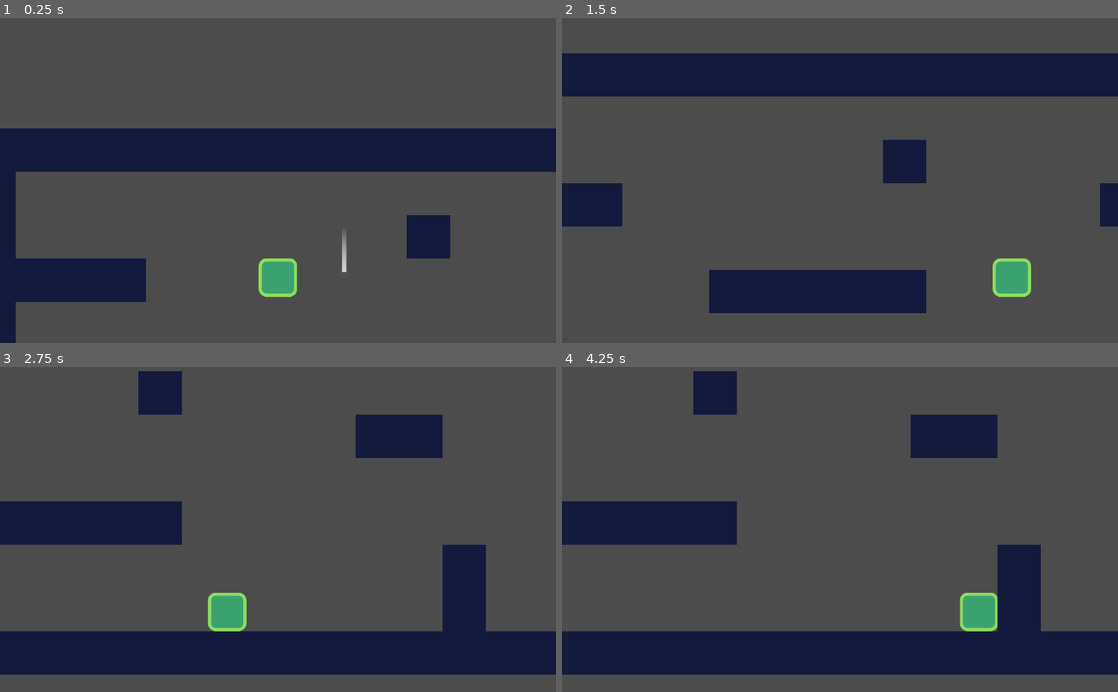
Above: before the commit, frames 1-4 (two rows, left to right).
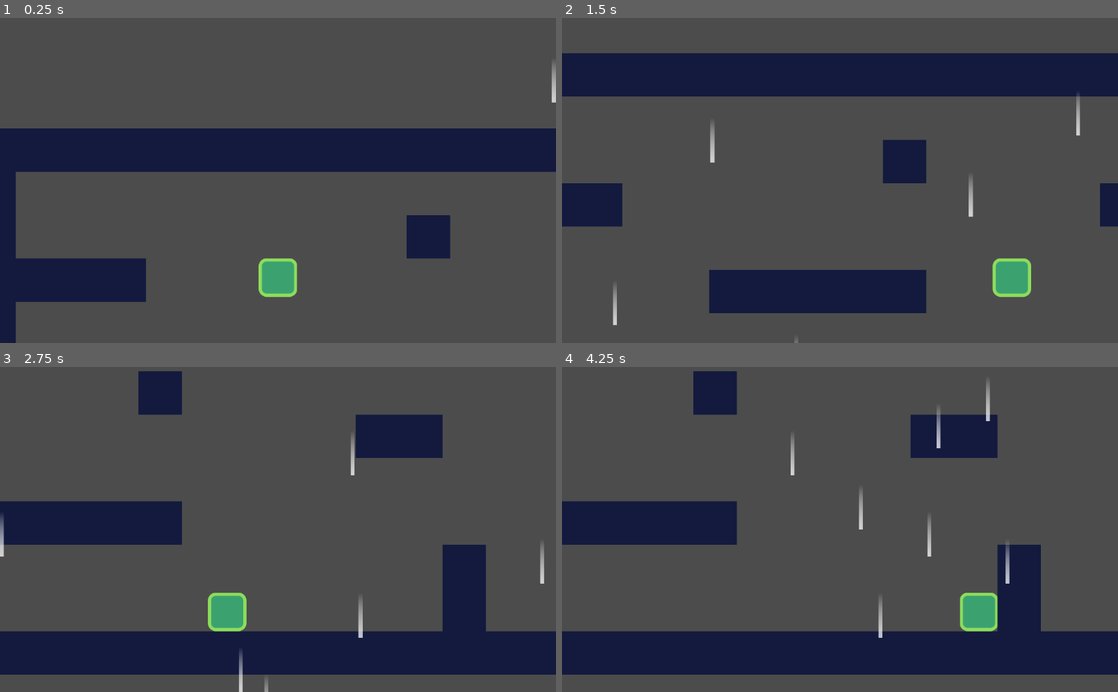
Above: after the commit, the same moments.

Repository: melissaho97/game_jam_2020
Game: Godot game, scene res://Scences/DogWalking/DogWalking.tscn
Same seed, same stepped clock (60 frames per second), same inputs: the game is played once before the commit and once after it. This scene is started directly instead of the project's main scene.
Inputs:
- Up to frame 1 (0.25 s): no input
- Up to frame 2 (1.5 s): hold Right (move_right) from 0.53 s (still down); tap Up (move_up) at 0.77 s
- Up to frame 3 (2.75 s): tap Up (move_up) at 1.52 s; release Right (move_right) at 2.03 s; hold Left (move_left) from 2.03 s (still down)
- Up to frame 4 (4.25 s): release Left (move_left) at 2.78 s; hold Right (move_right) from 2.78 s (still down); tap Up (move_up) at 3.02, 3.77 s

The runs differ from the first frame. In frame 1, 0.2% of the frame differs, in the area x 61-100%, y 13-79%; in frame 2, 0.4%; in frame 3, 0.5%; in frame 4, 0.6%, in the area x 41-81%, y 4-84%.

Commit message:
IT IS RAINING!

Diff:
--- a/Godot New Project/Scences/DogWalking/Actors/Raindrop.gd
+++ b/Godot New Project/Scences/DogWalking/Actors/Raindrop.gd
@@ -8,13 +8,11 @@
 
 # Called when the node enters the scene tree for the first time.
 func _ready() -> void:
-	_velocity.y = 100.0
+	_velocity.y = 1000.0
 	return
 
-func _on_HitDetect_body_entered(body) -> void:
-	print(body.get_class())
-	if body.global_position.y > get_node("HitDetect").global_position.y:
-		queue_free()
+func _on_VisibilityNotifier2D_screen_exited() -> void:
+	queue_free()
 
 func _physics_process(delta: float) -> void:
 	_velocity = move_and_slide(_velocity, Vector2.UP)
@@ -22,8 +20,3 @@
 # Called every frame. 'delta' is the elapsed time since the previous frame.
 #func _process(delta: float) -> void:
 #	pass
-
-
-func _on_AutoRemove_body_entered(body) -> void:
-	if body.get_class() == "TileMap":
-		queue_free()
--- a/Godot New Project/Scences/DogWalking/Actors/Raindrop.tscn
+++ b/Godot New Project/Scences/DogWalking/Actors/Raindrop.tscn
@@ -1,16 +1,10 @@
-[gd_scene load_steps=6 format=2]
+[gd_scene load_steps=4 format=2]
 
 [ext_resource path="res://Scences/DogWalking/Actors/Raindrop.gd" type="Script" id=1]
 [ext_resource path="res://Assets/DogWalking/rain.png" type="Texture" id=2]
 
 [sub_resource type="RectangleShape2D" id=1]
-extents = Vector2( 4, 40 )
-
-[sub_resource type="RectangleShape2D" id=2]
-extents = Vector2( 4, 5 )
-
-[sub_resource type="RectangleShape2D" id=3]
-extents = Vector2( 4, 1 )
+extents = Vector2( 3, 40 )
 
 [node name="Raindrop" type="KinematicBody2D"]
 collision_layer = 2
@@ -26,24 +20,7 @@
 position = Vector2( 0, -40 )
 shape = SubResource( 1 )
 
-[node name="HitDetect" type="Area2D" parent="."]
-monitorable = false
-collision_layer = 0
-collision_mask = 9
-
-[node name="CollisionShape2D" type="CollisionShape2D" parent="HitDetect"]
-modulate = Color( 0.152941, 0.117647, 0.694118, 1 )
-position = Vector2( 0, -4 )
-shape = SubResource( 2 )
-
-[node name="AutoRemove" type="Area2D" parent="."]
-monitorable = false
-collision_layer = 0
-collision_mask = 9
-
-[node name="CollisionShape2D" type="CollisionShape2D" parent="AutoRemove"]
-modulate = Color( 0.368627, 0.0431373, 0.0431373, 1 )
-position = Vector2( 0, -81 )
-shape = SubResource( 3 )
-[connection signal="body_entered" from="HitDetect" to="." method="_on_HitDetect_body_entered"]
-[connection signal="body_entered" from="AutoRemove" to="." method="_on_AutoRemove_body_entered"]
+[node name="VisibilityNotifier2D" type="VisibilityNotifier2D" parent="."]
+position = Vector2( 0, -41.5 )
+scale = Vector2( 0.4, 4.15 )
+[connection signal="screen_exited" from="VisibilityNotifier2D" to="." method="_on_VisibilityNotifier2D_screen_exited"]
--- /dev/null
+++ b/Godot New Project/Scences/DogWalking/DogWalking.gd
@@ -0,0 +1,20 @@
+extends Node2D
+
+
+# Declare member variables here. Examples:
+# var a: int = 2
+# var b: String = "text"
+export (PackedScene) var Raindrop
+
+# Called when the node enters the scene tree for the first time.
+func _ready() -> void:
+	randomize()
+	$RainTimer.start()
+
+func _on_RainTimer_timeout() -> void:
+	$RainSpawn/RaindropPosition.set_offset(randi())
+
+	var raindrop = Raindrop.instance()
+	add_child(raindrop)
+
+	raindrop.position = $RainSpawn/RaindropPosition.position
--- a/Godot New Project/Scences/DogWalking/DogWalking.tscn
+++ b/Godot New Project/Scences/DogWalking/DogWalking.tscn
@@ -1,8 +1,9 @@
-[gd_scene load_steps=6 format=2]
+[gd_scene load_steps=8 format=2]
 
 [ext_resource path="res://Assets/DogWalking/tileset.png" type="Texture" id=1]
 [ext_resource path="res://Scences/DogWalking/Actors/PlayerAndDog.tscn" type="PackedScene" id=2]
-[ext_resource path="res://Scences/DogWalking/Actors/Raindrop.tscn" type="PackedScene" id=3]
+[ext_resource path="res://Scences/DogWalking/DogWalking.gd" type="Script" id=3]
+[ext_resource path="res://Scences/DogWalking/Actors/Raindrop.tscn" type="PackedScene" id=4]
 
 [sub_resource type="ConvexPolygonShape2D" id=1]
 points = PoolVector2Array( 0, 0, 80, 0, 80, 80, 0, 80 )
@@ -25,10 +26,14 @@
 } ]
 0/z_index = 0
 
+[sub_resource type="Curve2D" id=3]
+_data = {
+"points": PoolVector2Array( 0, 0, 0, 0, -128, -128, 0, 0, 0, 0, 3520, -128 )
+}
+
 [node name="DogWalking" type="Node2D"]
-
-[node name="Raindrop" parent="." instance=ExtResource( 3 )]
-position = Vector2( 605, 160 )
+script = ExtResource( 3 )
+Raindrop = ExtResource( 4 )
 
 [node name="Player" parent="." instance=ExtResource( 2 )]
 position = Vector2( 483, 181 )
@@ -43,3 +48,13 @@
 collision_mask = 0
 format = 1
 tile_data = PoolIntArray( -1, 0, 0, -65536, 0, 0, -65535, 0, 0, -65534, 0, 0, -65533, 0, 0, -65532, 0, 0, -65531, 0, 0, …(1695 unchanged characters)…
+
+[node name="RainTimer" type="Timer" parent="."]
+wait_time = 0.05
+
+[node name="RainSpawn" type="Path2D" parent="."]
+curve = SubResource( 3 )
+
+[node name="RaindropPosition" type="PathFollow2D" parent="RainSpawn"]
+position = Vector2( -128, -128 )
+[connection signal="timeout" from="RainTimer" to="." method="_on_RainTimer_timeout"]
